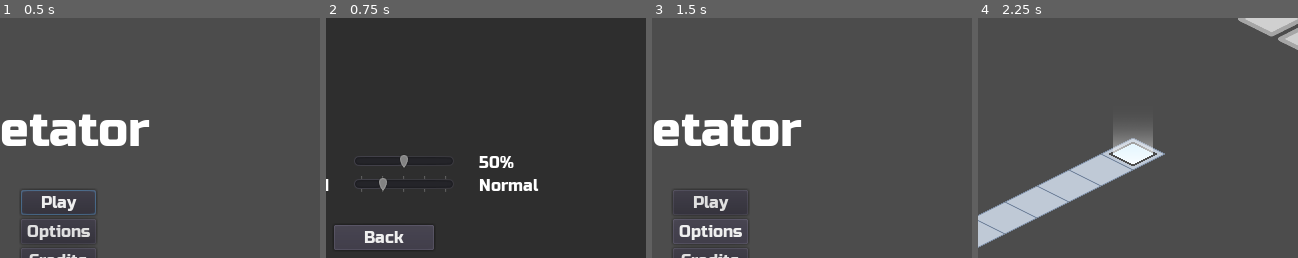
Above: before the commit, frames 1-4 (left to right).
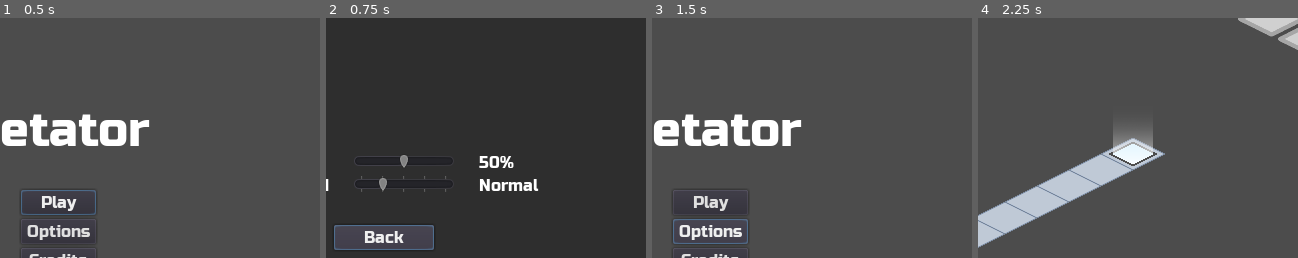
Above: after the commit, the same moments.

Repository: kdreese/gmtk-2022
Game: Godot game, scene res://src/states/Menu.tscn
Two runs of this game, one before a commit and one after it. Both use one fixed random seed, a clock stepped at 60 frames per second and the inputs below.
Inputs:
- Up to frame 1 (0.5 s): no input
- Up to frame 2 (0.75 s): click "Options" at 0.5 s
- Up to frame 3 (1.5 s): click "Back" at 1.25 s
- Up to frame 4 (2.25 s): click "Play" at 2 s
The pictures show only the part of the screen within x 41-91%, y 12-62%; the shares and areas given below are measured in that part.

Frame 1 is identical in both runs. In frame 2, 0.3% of the frame differs, in the area x 2-34%, y 86-97%; in frame 3, 0.2%; in frame 4, nothing differs.

Commit message:
Options menu works with focusing

Diff:
--- a/src/states/Game.gd
+++ b/src/states/Game.gd
@@ -63,8 +63,10 @@
 func _on_OptionsButton_pressed() -> void:
 	$PauseMenu/ColorRect.hide()
 	$OptionsMenu/ColorRect.show()
+	$OptionsMenu/ColorRect/C/V/BackButton.grab_focus()
 
 
 func _on_OptionsMenu_options_exited() -> void:
 	level.get_node("Player").update_animation_speed()
 	$PauseMenu/ColorRect.show()
+	$PauseMenu/ColorRect/C/V/Buttons/OptionsButton.grab_focus()
--- a/src/states/Menu.gd
+++ b/src/states/Menu.gd
@@ -24,7 +24,9 @@
 func _on_OptionsButton_pressed() -> void:
 	$V.hide()
 	$OptionsMenu/ColorRect.show()
+	$OptionsMenu/ColorRect/C/V/BackButton.grab_focus()
 
 
 func _on_OptionsMenu_options_exited() -> void:
 	$V.show()
+	$V/Buttons/OptionsButton.grab_focus()
